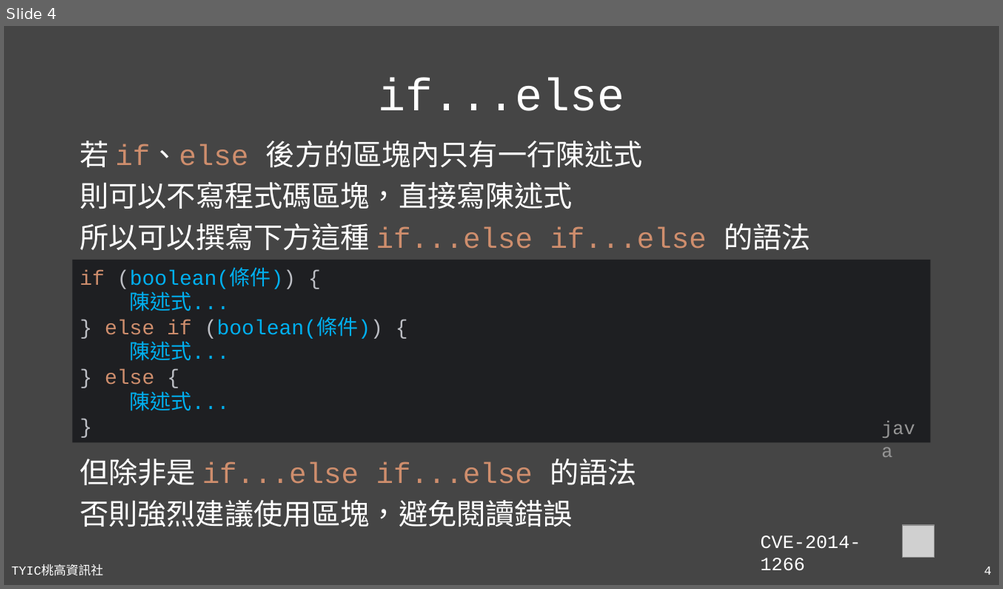
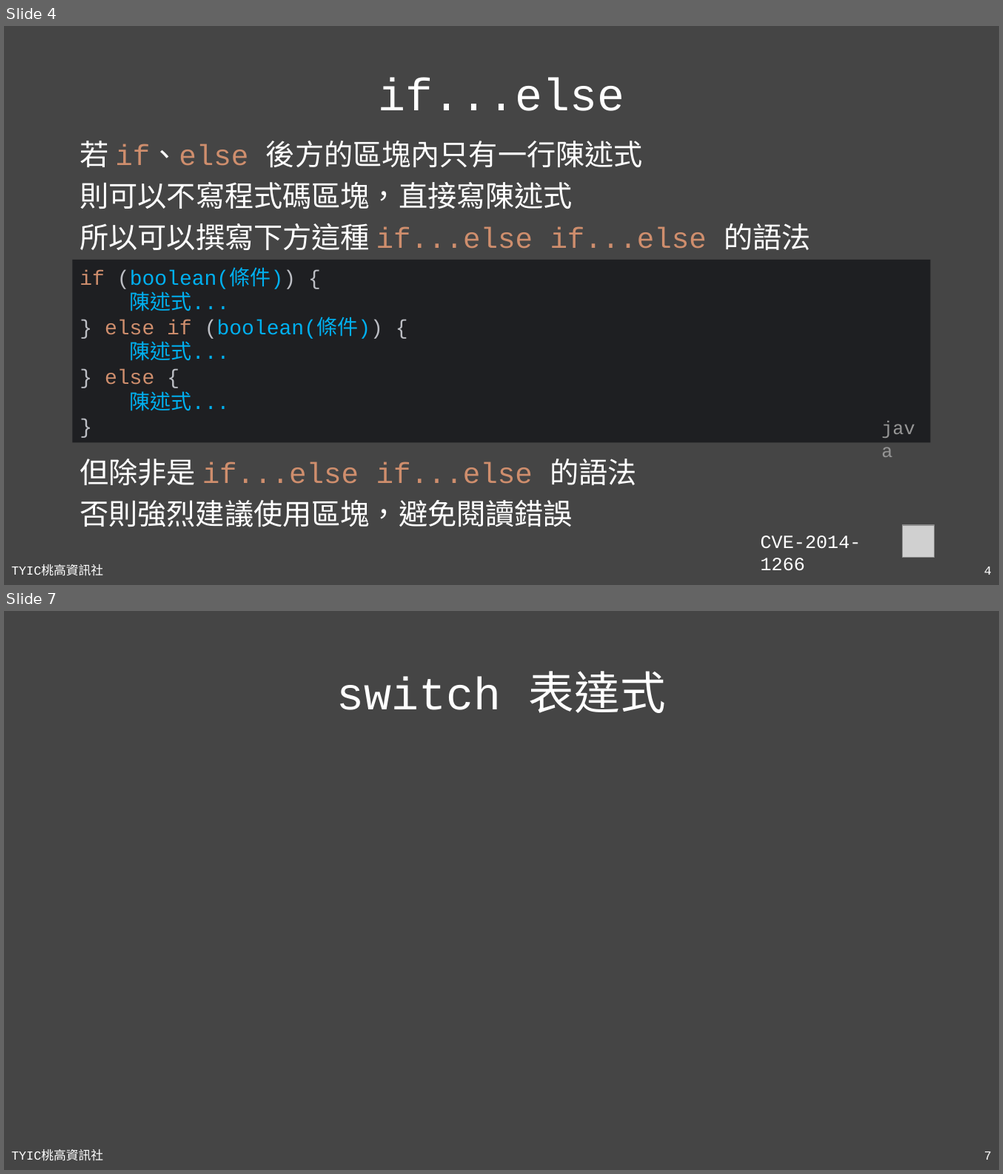
Before and after one commit to TYSHIC/slides, a slide deck: powerpoint/06_流程控制.pptx. Shown one above the other, each under a label of ours: slide 4 before the commit, slides 4 and 7 after it; the slides between them are not shown. The pictures are 1003x589 and 1003x1174 pixels, drawn with LibreOffice and Linux fonts; fonts in the diff are those of the drawing; grey boxes stand for pictures. Boxes give left, top, right and bottom in pixels: in the first picture for what was removed or moved away, otherwise in the second. Text is boxed around its words. In the diff, an @@ line names an element or a change of style, - is before the commit and + after.

Commit message:
06_switch

```diff
--- a/powerpoint/06_流程控制.pptx
+++ b/powerpoint/06_流程控制.pptx
@@ slide 7 added at [4, 611, 999, 1170], background #454545; not listed: 2 template elements that a slide beside it also shows @@
@@ title added at [337, 671, 666, 713], 44 pt, text #FFFFFF @@
+switch 表達式
```
Also in this commit, not shown: 1 slide changed, 1 other slide added, 1 slide removed, 3 other files.
